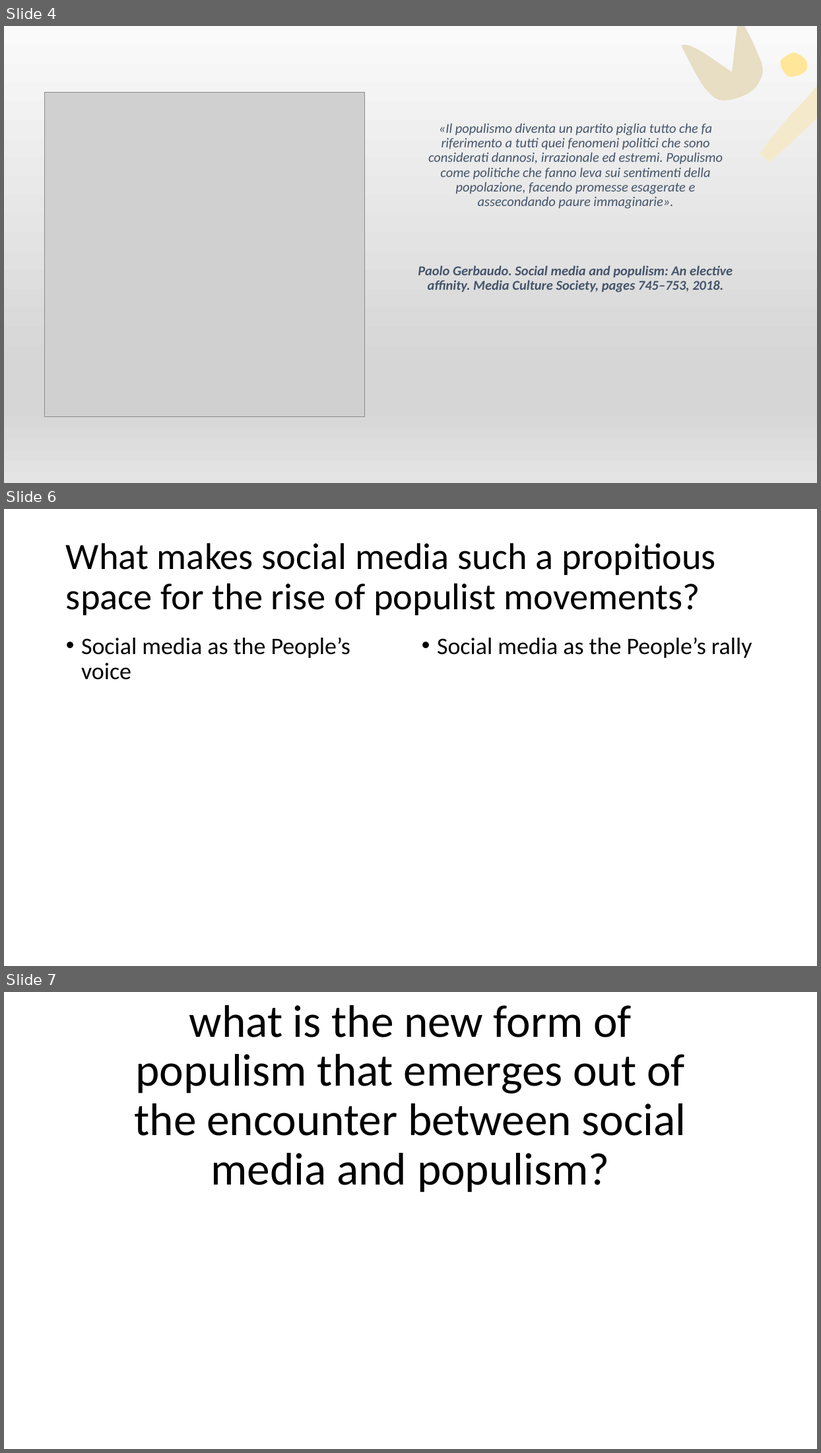
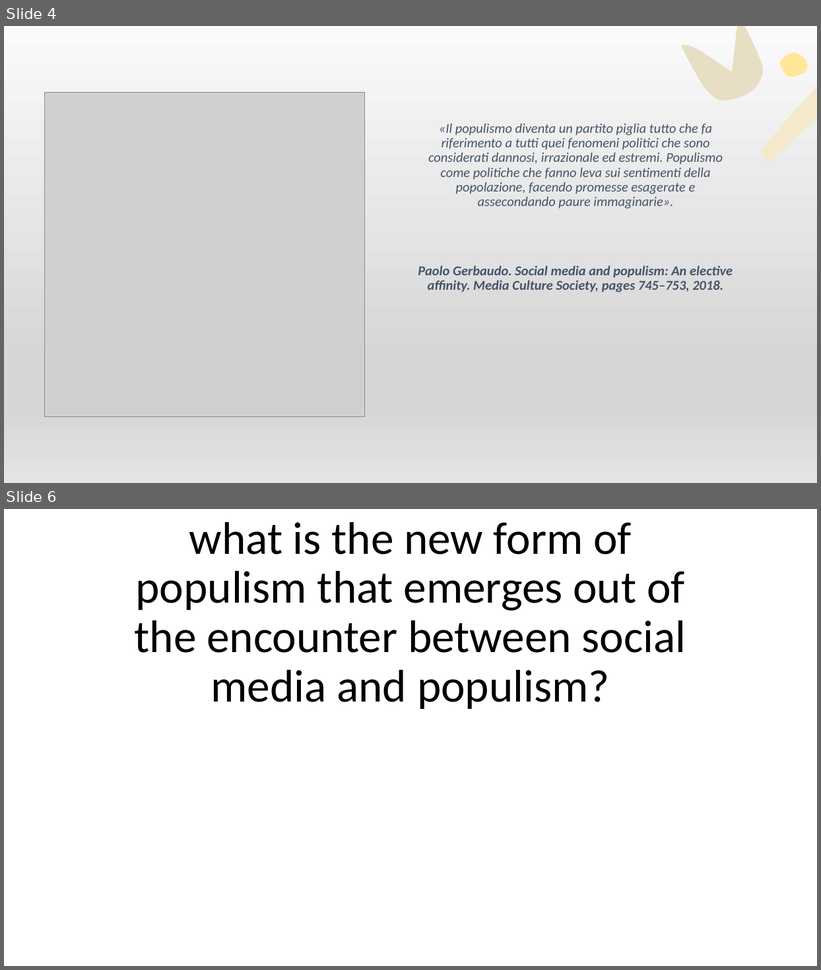
Before and after one commit to AleMelonss/programmation, a slide deck: PresentazionePOLDIG.pptx. Shown one above the other, each under a label of ours: slides 4, 6 and 7 before the commit, slides 4 and 6 after it; the slides between them are not shown. The pictures are 821x1453 and 821x970 pixels, drawn with LibreOffice and Linux fonts; fonts in the diff are those of the drawing; grey boxes stand for pictures; background and template pictures are left out. Boxes give left, top, right and bottom in pixels: in the first picture for what was removed or moved away, otherwise in the second. Text is boxed around its words. In the diff, an @@ line names an element or a change of style, - is before the commit and + after.

Commit message:
Correzione slide 6

```diff
--- a/PresentazionePOLDIG.pptx
+++ b/PresentazionePOLDIG.pptx
@@ slide 6 removed at (4, 509, 817, 966), background picture (left out) @@
@@ title removed at (66, 543, 716, 615) @@
-What makes social media such a propitious space for the rise of populist movements?
@@ text removed at (81, 638, 350, 680) @@
-• Social media as the People’s voice
@@ text removed at (437, 638, 752, 658) @@
-• Social media as the People’s rally
@@ what was slide 7 is now slide 6 @@
```
Also in this commit, not shown: 1 slide changed.
